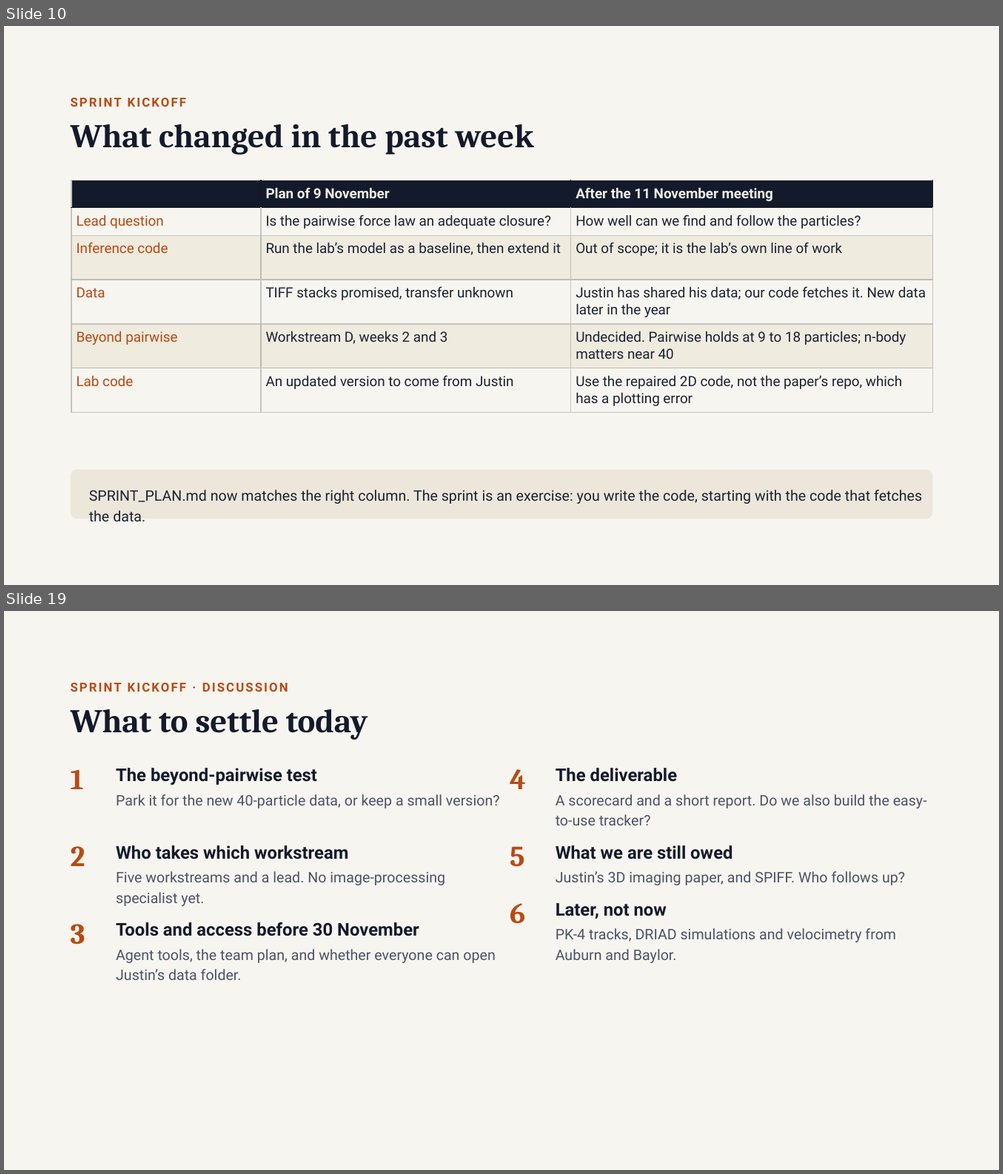
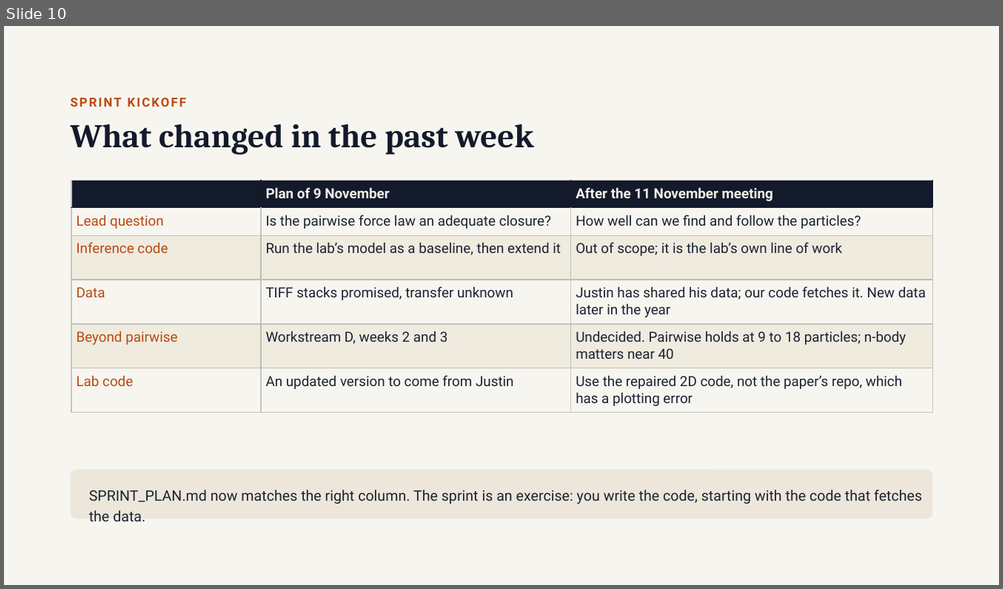
Before and after one commit to annacgilbert/TEMPEST-model-bake-off, a slide deck: shared/presentations/AI_agent_tutorial.pptx. Shown one above the other, each under a label of ours: slides 10 and 19 before the commit, slide 10 after it; the slides between them are not shown. The pictures are 1003x1174 and 1003x589 pixels, drawn with LibreOffice and Linux fonts; fonts in the diff are those of the drawing. Boxes give left, top, right and bottom in pixels: in the first picture for what was removed or moved away, otherwise in the second. Text is boxed around its words. In the diff, an @@ line names an element or a change of style, - is before the commit and + after.

```diff
--- a/shared/presentations/AI_agent_tutorial.pptx
+++ b/shared/presentations/AI_agent_tutorial.pptx
@@ slide 19 removed at [4, 611, 999, 1170], background #F7F5EF @@
@@ text removed at [71, 683, 288, 692] @@
-SPRINT KICKOFF · DISCUSSION
@@ title removed at [71, 709, 367, 740] @@
-What to settle today
@@ text removed at [71, 769, 84, 789] @@
-1
@@ text removed at [116, 768, 317, 785] @@
-The beyond-pairwise test
@@ text removed at [509, 769, 526, 789] @@
-4
@@ text removed at [555, 768, 677, 782] @@
-The deliverable
@@ text removed at [116, 795, 500, 809] @@
-Park it for the new 40-particle data, or keep a small version?
@@ text removed at [555, 795, 927, 826] @@
-A scorecard and a short report. Do we also build the easy-to-use tracker?
@@ text removed at [71, 846, 85, 866] @@
-2
@@ text removed at [116, 846, 348, 860] @@
-Who takes which workstream
@@ text removed at [509, 846, 524, 867] @@
-5
@@ text removed at [555, 846, 732, 860] @@
-What we are still owed
@@ text removed at [116, 871, 445, 906] @@
-Five workstreams and a lead. No image-processing specialist yet.
@@ text removed at [555, 871, 905, 886] @@
-Justin’s 3D imaging paper, and SPIFF. Who follows up?
@@ text removed at [509, 903, 525, 924] @@
-6
@@ text removed at [555, 903, 666, 919] @@
-Later, not now
@@ text removed at [71, 924, 85, 945] @@
-3
@@ text removed at [116, 923, 419, 937] @@
-Tools and access before 30 November
@@ text removed at [555, 928, 896, 963] @@
-PK-4 tracks, DRIAD simulations and velocimetry from Auburn and Baylor.
@@ text removed at [116, 949, 495, 980] @@
-Agent tools, the team plan, and whether everyone can open Justin’s data folder.
```
Also in this commit, not shown: 8 other slides removed, 1 other file.
